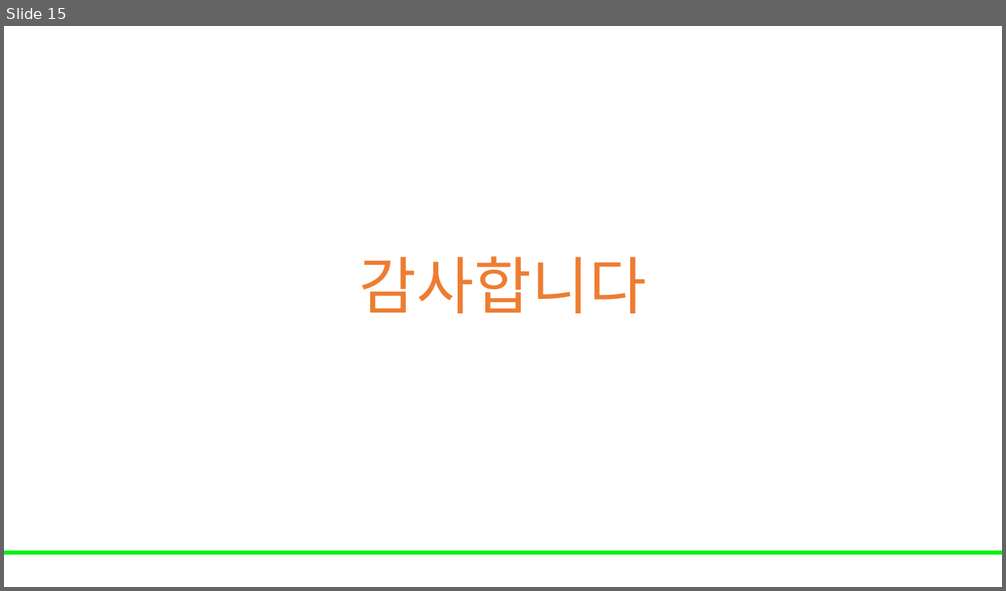
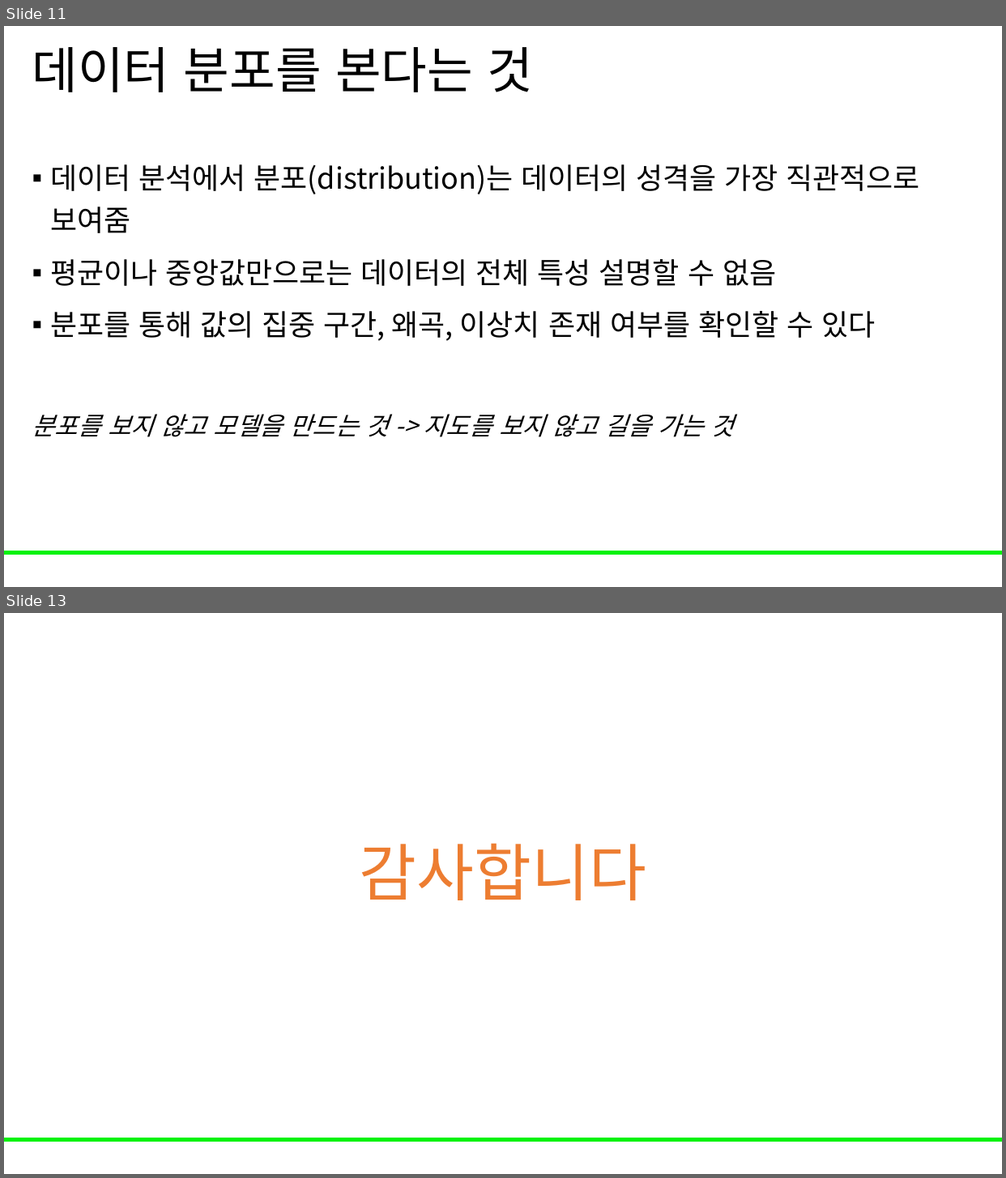
Before and after one commit to Leader-Lesson/KDT_RE_5th, a slide deck: material/5_AI/04_데이터 전처리와 EDA 기초.pptx. Shown one above the other, each under a label of ours: slide 15 before the commit, slides 11 and 13 after it; the slides between them are not shown. The pictures are 1006x591 and 1006x1178 pixels, drawn with LibreOffice and Linux fonts; fonts in the diff are those of the drawing; background and template pictures are left out. Boxes give left, top, right and bottom in pixels: in the first picture for what was removed or moved away, otherwise in the second. Text is boxed around its words. In the diff, an @@ line names an element or a change of style, - is before the commit and + after.

```diff
--- a/material/5_AI/04_데이터 전처리와 EDA 기초.pptx
+++ b/material/5_AI/04_데이터 전처리와 EDA 기초.pptx
@@ slide 11 added at (4, 26, 1002, 587), background #FFFFFF; not listed: 1 template element that a slide beside it also shows @@
@@ title added at (32, 47, 533, 92), 48 pt, text #000000 @@
+데이터 분포를 본다는 것
@@ text added at (32, 165, 920, 437), 28 pt, text #000000 @@
+▪ 데이터 분석에서 분포(distribution)는 데이터의 성격을 가장 직관적으로 보여줌
+▪ 평균이나 중앙값만으로는 데이터의 전체 특성 설명할 수 없음
+▪ 분포를 통해 값의 집중 구간, 왜곡, 이상치 존재 여부를 확인할 수 있다
+분포를 보지 않고 모델을 만드는 것 -> 지도를 보지 않고 길을 가는 것
@@ what was slide 15 is now slide 13 @@
```
Also in this commit, not shown: 3 slides changed, 2 other slides added, 5 slides removed.
